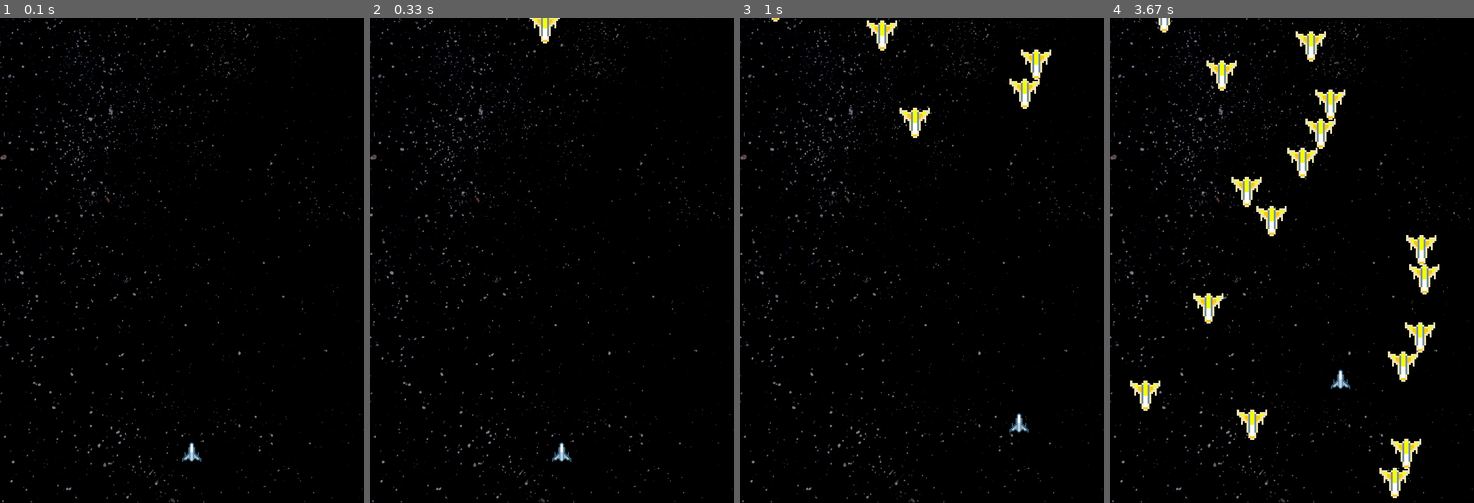
Above: before the commit, frames 1-4 (left to right).
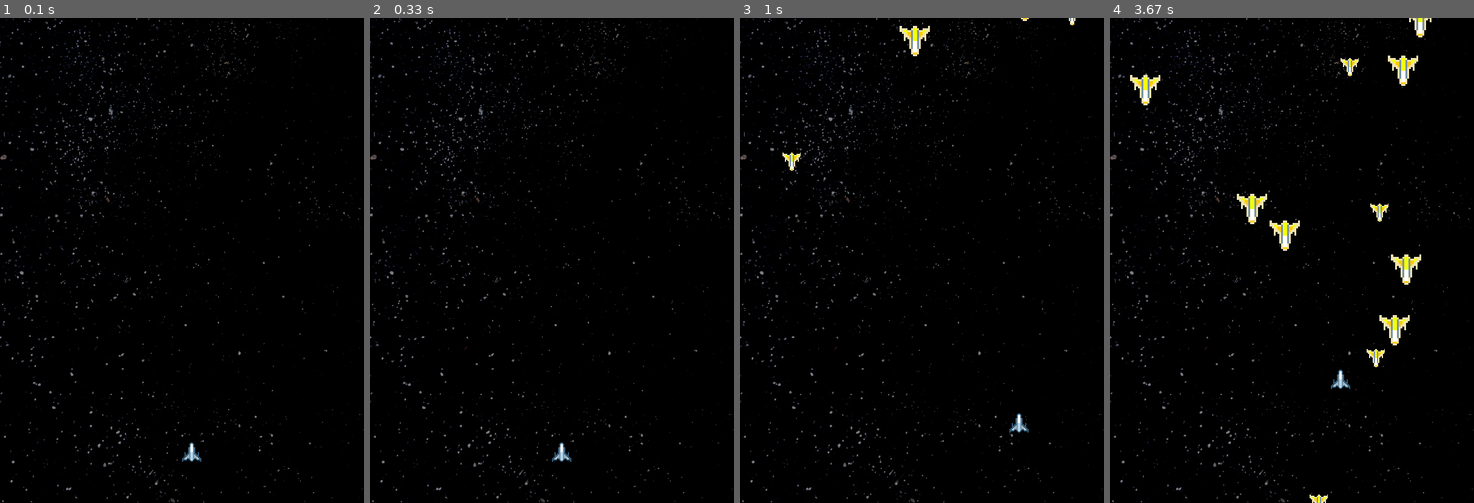
Above: after the commit, the same moments.

Repository: SteveHutchison/GroupPygame
Game: pygame game, started from Main.py
Same seed, same stepped clock (60 frames per second), same inputs: the game is played once before the commit and once after it.
Inputs:
- Up to frame 1 (0.1 s): no input
- Up to frame 2 (0.33 s): no input
- Up to frame 3 (1 s): hold Right 0.33-0.8 s; hold Up from 0.83 s (still down)
- Up to frame 4 (3.67 s): release Up at 1.13 s; hold Right 1.17-1.63 s; hold Left 1.67-2.2 s; hold Down 2.23-2.53 s; hold Left 2.57-2.97 s; hold Up 3-3.37 s; hold Right from 3.4 s (still down)

Frame 1 is identical in both runs. In frame 2, 0.2% of the frame differs, in the area x 43-53%, y 0-6%; in frame 3, 1.4%; in frame 4, 6.0%, in the area x 5-91%, y 0-100%.

Commit message:
Added another type of enemy.

Diff:
--- a/Main.py
+++ b/Main.py
@@ -8,7 +8,8 @@
 
 	player_image = pygame.image.load("M:/groupPy/img/player.png")
 	background = pygame.image.load("M:/groupPy/img/background.png")
-	enemy_image = pygame.image.load("M:/groupPy/img/enemy_1.png")
+	ASTEROID_image = pygame.image.load("M:/groupPy/img/enemy_1.png")
+	FIGHTER_image = pygame.image.load("M:/groupPy/img/enemy_1.png")
 
 	backgroundRect = background.get_rect()
 
@@ -27,12 +28,18 @@
 	WHITE = (255, 255, 255)
 
 
-	enemyCounter = 0
-	NEWENEMY = 8
-	ENEMYSIZE = 50
-	ENEMYSPEED = 6
-	enemies = []
+	asteroidCounter = 0
+	NEWASTEROID = 20
+	ASTEROIDSIZE = 50
+	ASTEROIDMAXSPEED = 5
+	ASTEROIDMINSPEED = 3
+	asteroids = []
 
+	fighterCounter = 0
+	NEWFIGHTER = 20
+	FIGHTERSIZE = 30
+	FIGHTERSPEED = 12
+	fighters = []
 
 	player = pygame.Rect(300, 700, 32, 32)
 
@@ -82,19 +89,32 @@
 					if event.key == K_DOWN or event.key == ord('s'):
 						moveDown = False
 
-			enemyCounter += 1
-			if enemyCounter >= NEWENEMY:
+			asteroidCounter += 1
+			if asteroidCounter >= NEWASTEROID:
 
-				enemies.append({'rect': pygame.Rect(random.randint(0, WINDOWWIDTH-ENEMYSIZE), 0 - ENEMYSIZE, ENEMYSIZE, ENEMYSIZE),
-							'speed': ENEMYSPEED,
-							'surface':pygame.transform.scale(enemy_image, (ENEMYSIZE, ENEMYSIZE))
+				asteroids.append({'rect': pygame.Rect(random.randint(0, WINDOWWIDTH-ASTEROIDSIZE), 0 - ASTEROIDSIZE, ASTEROIDSIZE, ASTEROIDSIZE),
+							'speed': random.randint(ASTEROIDMINSPEED, ASTEROIDMAXSPEED),
+							'surface':pygame.transform.scale(ASTEROID_image, (ASTEROIDSIZE, ASTEROIDSIZE))
 							})
-				enemyCounter = 0
+				asteroidCounter = 0
+
+			fighterCounter += 1
+			if fighterCounter >= NEWFIGHTER:
+
+				fighters.append({'rect': pygame.Rect(random.randint(0, WINDOWWIDTH-FIGHTERSIZE), 0 - FIGHTERSIZE, FIGHTERSIZE, FIGHTERSIZE),
+							'speed': FIGHTERSPEED,
+							'surface':pygame.transform.scale(FIGHTER_image, (FIGHTERSIZE, FIGHTERSIZE))
+							})
+				fighterCounter = 0
 
 			# Delete baddies that have fallen past the bottom.
-			for b in enemies[:]:
+			for b in asteroids[:]:
 				if b['rect'].top > WINDOWHEIGHT:
-					enemies.remove(b)
+					asteroids.remove(b)
+
+			for b in fighters[:]:
+				if b['rect'].top > WINDOWHEIGHT:
+					fighters.remove(b)
 
 			# draw the black background onto the surface
 			screen.blit(background, backgroundRect)
@@ -107,15 +127,23 @@
 				player.left -= MOVESPEED
 			if moveRight and player.right < WINDOWWIDTH:
 				player.right += MOVESPEED
-			# move the enemies
-			for b in enemies:
-				b['rect'].move_ip(0, ENEMYSPEED)
+			# move the asteroids
+			for b in asteroids:
+				b['rect'].move_ip(0, b['speed'])
+			for b in fighters:
+				b['rect'].move_ip(0, FIGHTERSPEED)
 			# check for collisions
 
-			for b in enemies:
+			for b in asteroids:
 				if player.colliderect(b['rect']):
-					enemies.remove(b)
+					asteroids.remove(b)
 					playerHealth -= 20
+					print (playerHealth)
+
+			for b in fighters:
+				if player.colliderect(b['rect']):
+					fighters.remove(b)
+					playerHealth -= 30
 					print (playerHealth)
 			#check player health
 			if playerHealth <= 0:
@@ -123,8 +151,10 @@
 
 			# draw the player onto the surface
 			screen.blit(player_image,(player))
-			# draw the enemies
-			for b in enemies:
+			# draw the asteroids
+			for b in asteroids:
+				screen.blit(b['surface'], b['rect'])
+			for b in fighters:
 				screen.blit(b['surface'], b['rect'])
 			# draw the window onto the screen
 			pygame.display.update()
@@ -141,9 +171,9 @@
 						pygame.quit()
 						sys.exit()
 					if event.key == ord('r'):
-						for b in enemies:
-							enemies.remove(b)
-						enemies = []
+						for b in asteroids:
+							asteroids.remove(b)
+						asteroids = []
 						playerHealth = 100
 						player = pygame.Rect(300, 700, 32, 32)
 						moveLeft = False
